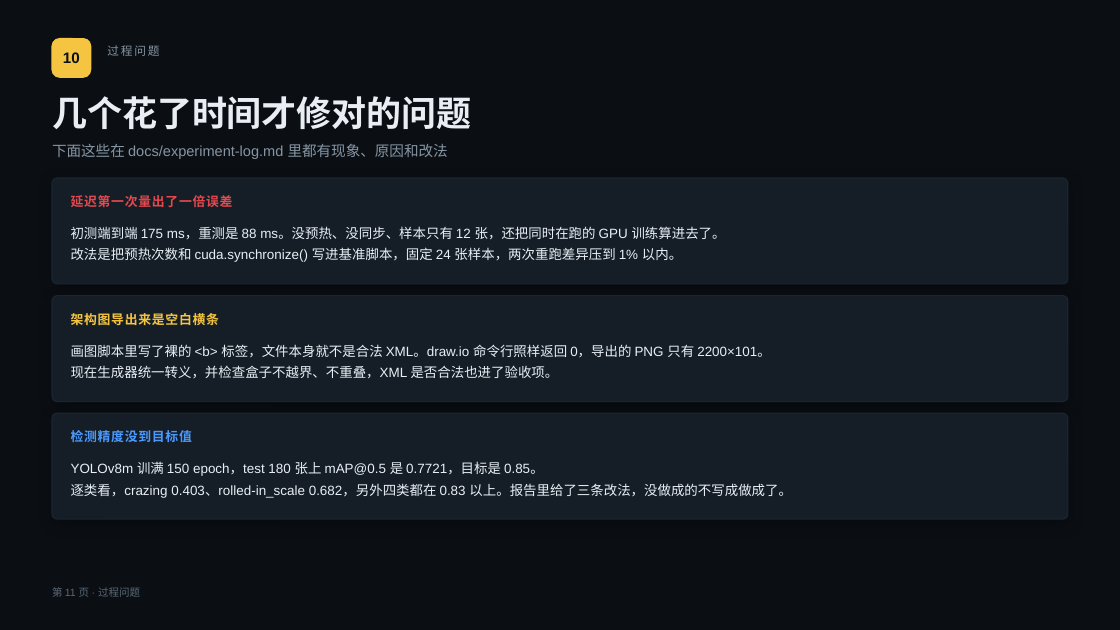
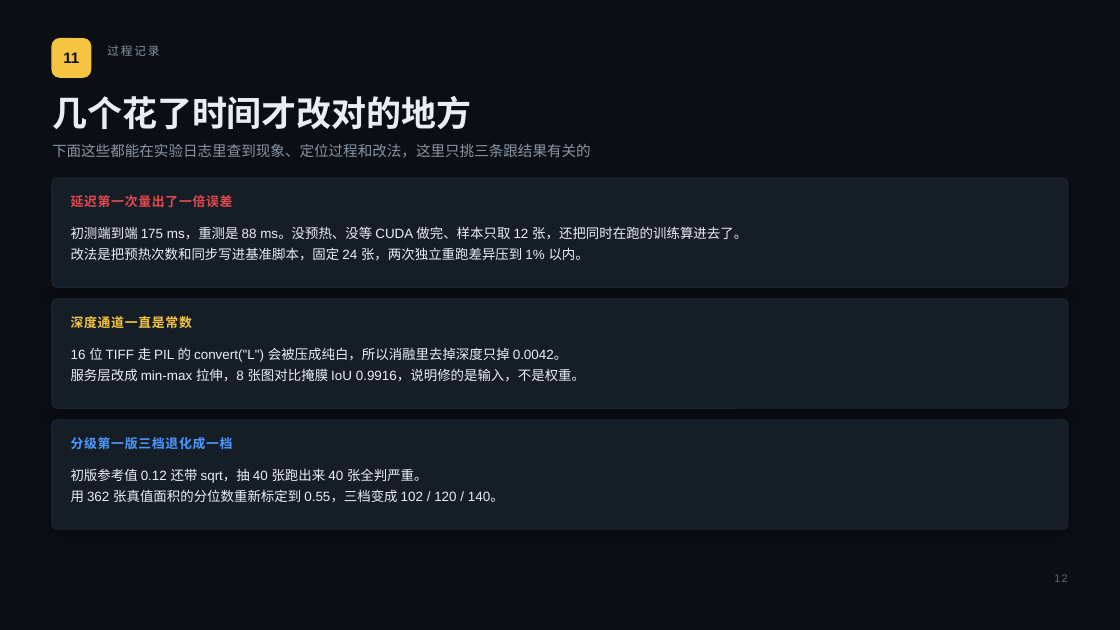
Before and after one commit to relight-developer/GLIDE-Net, a slide deck: slide 12 of docs/slides.pptx (slide 11 before the commit). Drawn at 1120x630 pixels with LibreOffice and Linux fonts; fonts in the diff are those of the drawing. Boxes give left, top, right and bottom in pixels: in the first picture for what was removed or moved away, otherwise in the second. Text is boxed around its words. In the diff, an @@ line names an element or a change of style, - is before the commit and + after.

Commit message:
feat(slides): 加前端界面页，检测页只摆达标的三个类别，页序改为 14 页

```diff
--- a/docs/slides.pptx
+++ b/docs/slides.pptx
@@ text at (x1=63, y1=52, x2=79, y2=63): text changed @@
-10
+11
@@ text at (x1=107, y1=45, x2=159, y2=56): text changed @@
-过程问题
+过程记录
@@ text at (x1=52, y1=96, x2=472, y2=130): text changed @@
-几个花了时间才修对的问题
+几个花了时间才改对的地方
@@ text at (x1=52, y1=144, x2=591, y2=157): text changed @@
-下面这些在 docs/experiment-log.md 里都有现象、原因和改法
+下面这些都能在实验日志里查到现象、定位过程和改法，这里只挑三条跟结果有关的
@@ text at (x1=71, y1=226, x2=747, y2=260): text changed @@
-初测端到端 175 ms，重测是 88 ms。没预热、没同步、样本只有 12 张，还把同时在跑的 GPU 训练算进去了。
-改法是把预热次数和 cuda.synchronize() 写进基准脚本，固定 24 张样本，两次重跑差异压到 1% 以内。
+初测端到端 175 ms，重测是 88 ms。没预热、没等 CUDA 做完、样本只取 12 张，还把同时在跑的训练算进去了。
+改法是把预热次数和同步写进基准脚本，固定 24 张，两次独立重跑差异压到 1% 以内。
@@ rounded rectangle moved from (x1=52, y1=296, x2=1068, y2=402) to (x1=52, y1=299, x2=1068, y2=408) @@
@@ text at (x1=71, y1=316, x2=192, y2=328): text changed @@
-架构图导出来是空白横条
+深度通道一直是常数
@@ text at (x1=71, y1=347, x2=585, y2=381): text changed @@
-画图脚本里写了裸的 <b> 标签，文件本身就不是合法 XML。draw.io 命令行照样返回 0，导出的 PNG 只有 2200×101。
-现在生成器统一转义，并检查盒子不越界、不重叠，XML 是否合法也进了验收项。
+16 位 TIFF 走 PIL 的 convert("L") 会被压成纯白，所以消融里去掉深度只掉 0.0042。
+服务层改成 min-max 拉伸，8 张图对比掩膜 IoU 0.9916，说明修的是输入，不是权重。
@@ proportions changed in 3 elements at (x1=52, y1=178, x2=1068, y2=287), (x1=52, y1=299, x2=1068, y2=408), (x1=52, y1=420, x2=1068, y2=529) @@
@@ rounded rectangle moved from (x1=52, y1=413, x2=1068, y2=519) to (x1=52, y1=420, x2=1068, y2=529) @@
@@ text at (x1=71, y1=437, x2=233, y2=449): text changed @@
-检测精度没到目标值
+分级第一版三档退化成一档
@@ text at (x1=71, y1=468, x2=504, y2=502): text changed @@
-YOLOv8m 训满 150 epoch，test 180 张上 mAP@0.5 是 0.7721，目标是 0.85。
-逐类看，crazing 0.403、rolled-in_scale 0.682，另外四类都在 0.83 以上。报告里给了三条改法，没做成的不写成做成了。
+初版参考值 0.12 还带 sqrt，抽 40 张跑出来 40 张全判严重。
+用 362 张真值面积的分位数重新标定到 0.55，三档变成 102 / 120 / 140。
@@ text removed at (x1=52, y1=587, x2=140, y2=597) @@
-第 11 页 · 过程问题
@@ text added at (x1=1054, y1=574, x2=1067, y2=582), 9.5 pt, text #5A6875 @@
+12
```
Also in this commit, not shown: 10 other slides changed, 3 slides added, 2 slides removed, 13 other files.
